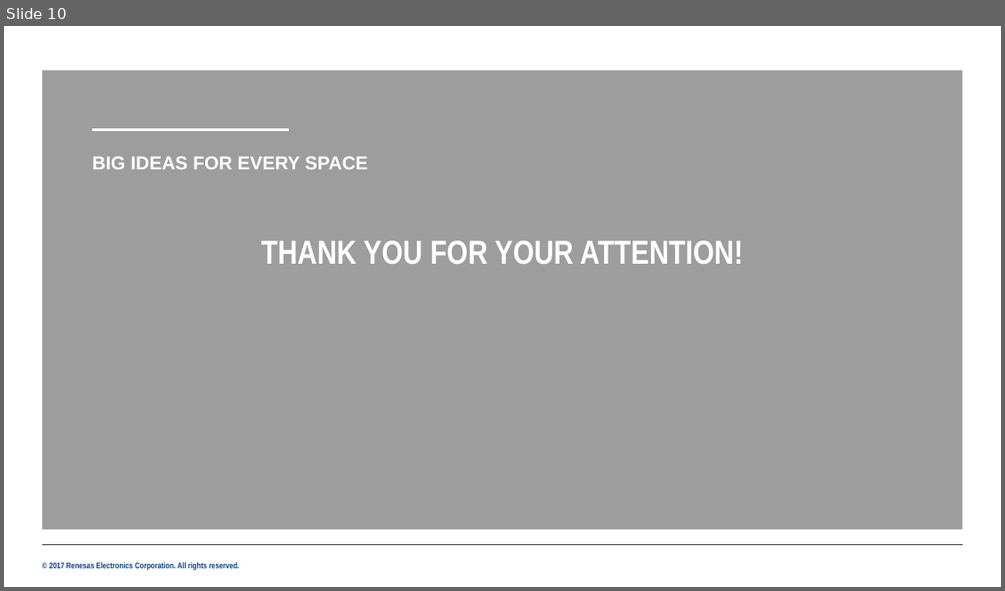
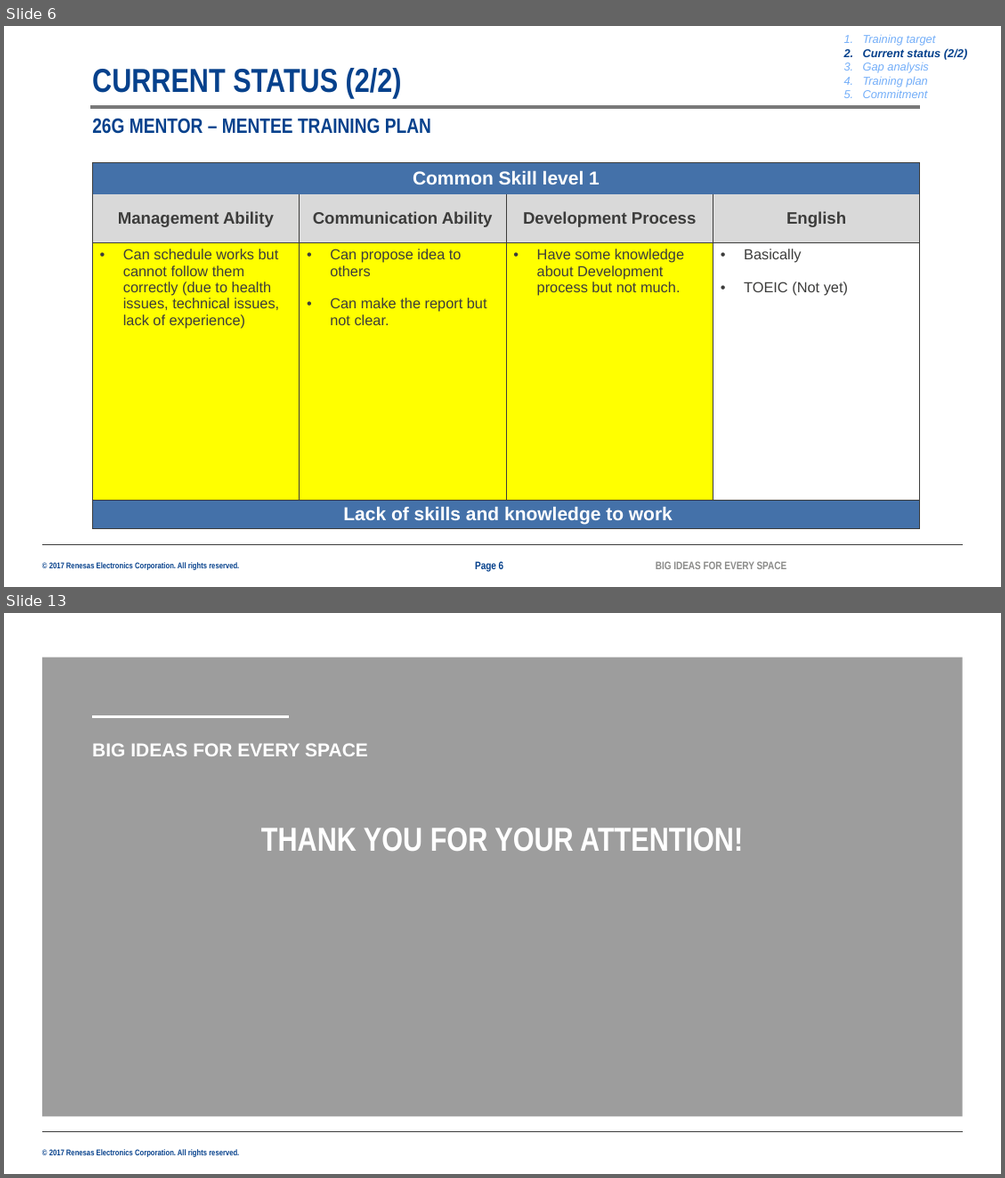
Before and after one commit to ttrunghieu201195/internaltool, a slide deck: [26G Mentor - Mentee][Nguyen Duong][2044].pptx. Shown one above the other, each under a label of ours: slide 10 before the commit, slides 6 and 13 after it; the slides between them are not shown. The pictures are 1005x591 and 1005x1178 pixels, drawn with LibreOffice and Linux fonts; fonts in the diff are those of the drawing; background and template pictures are left out. Boxes give left, top, right and bottom in pixels: in the first picture for what was removed or moved away, otherwise in the second. Text is boxed around its words. In the diff, an @@ line names an element or a change of style, - is before the commit and + after.

```diff
--- a/[26G Mentor - Mentee][Nguyen Duong][2044].pptx
+++ b/[26G Mentor - Mentee][Nguyen Duong][2044].pptx
@@ slide 6 added at <box>4,26,1001,587</box>, background #FFFFFF; not listed: 2 template elements that a slide beside it also shows @@
@@ text added at <box>863,35,967,98</box>, 11 pt, text #73AEF9, italic @@
+1. Training target
+2. Current status (2/2)
+3. Gap analysis
+4. Training plan
+5. Commitment
@@ title added at <box>92,68,402,98</box>, 32 pt, text #06418C, bold @@
+CURRENT STATUS (2/2)
@@ line added from (90, 107) to (920, 107), #797979 4 pt @@
@@ text added at <box>92,118,431,134</box>, 20 pt, text #06418C, bold @@
+26G MENTOR – MENTEE TRAINING PLAN
@@ table added at <box>92,163,921,530</box>, 4 rows, 4 columns @@
+Common Skill level 1 |  |  | 
+Management Ability | Communication Ability | Development Process | English
+Can schedule works but cannot follow them correctly (due to health issues, technical issues, lack of experience) | Can propose idea to others / Can make the report but not clear. | Have some knowledge about Development process but not much. | Basically / TOEIC (Not yet)
+Lack of skills and knowledge to work |  |  | 
@@ text added at <box>475,561,504,572</box>, 10.5 pt, text #06418C, bold @@
+Page 6
@@ text added at <box>655,561,787,569</box>, 10.5 pt, text #8B8B89, bold @@
+BIG IDEAS FOR EVERY SPACE
@@ what was slide 10 is now slide 13 @@
```
Also in this commit, not shown: 8 slides changed, 2 other slides added.
